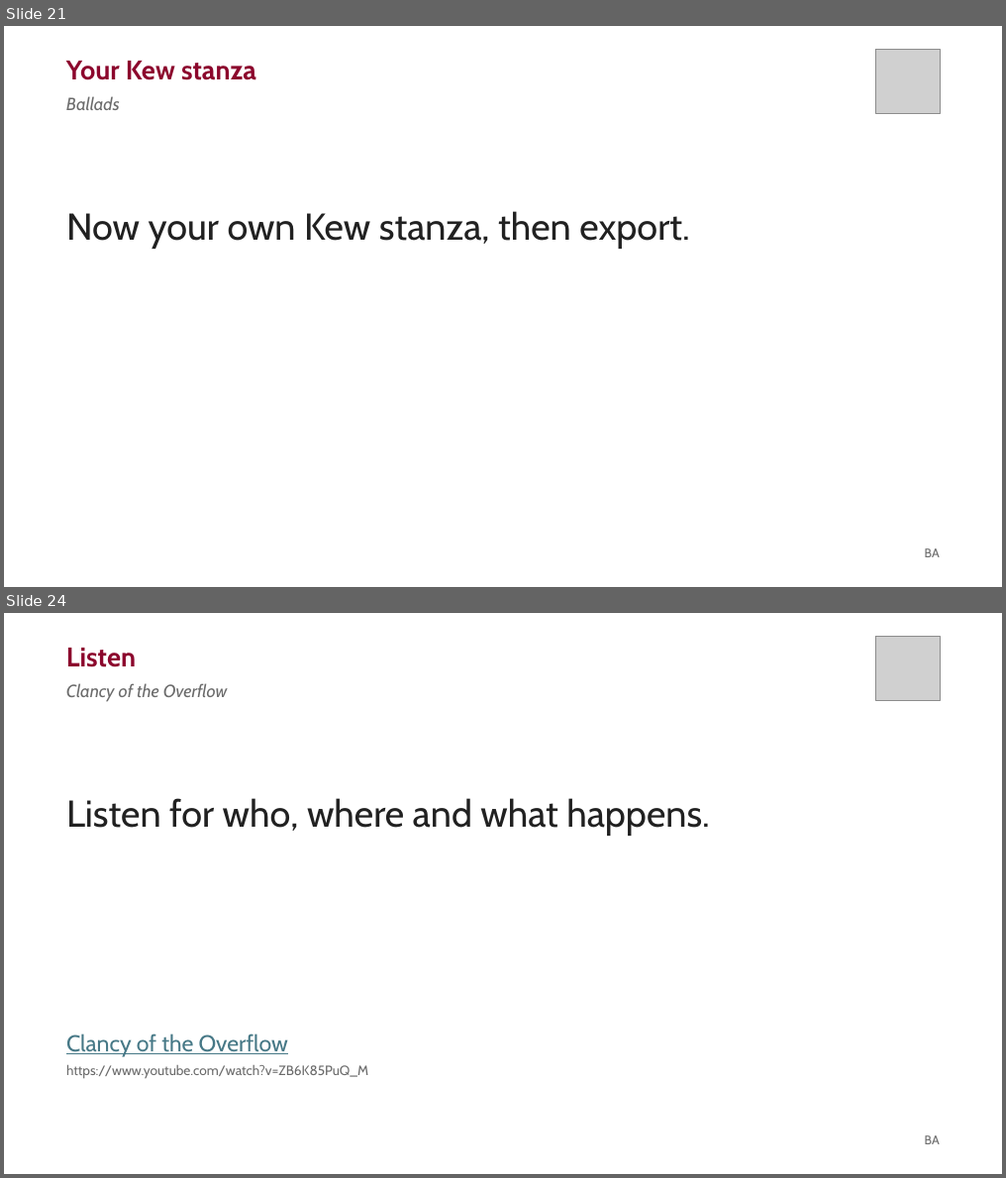
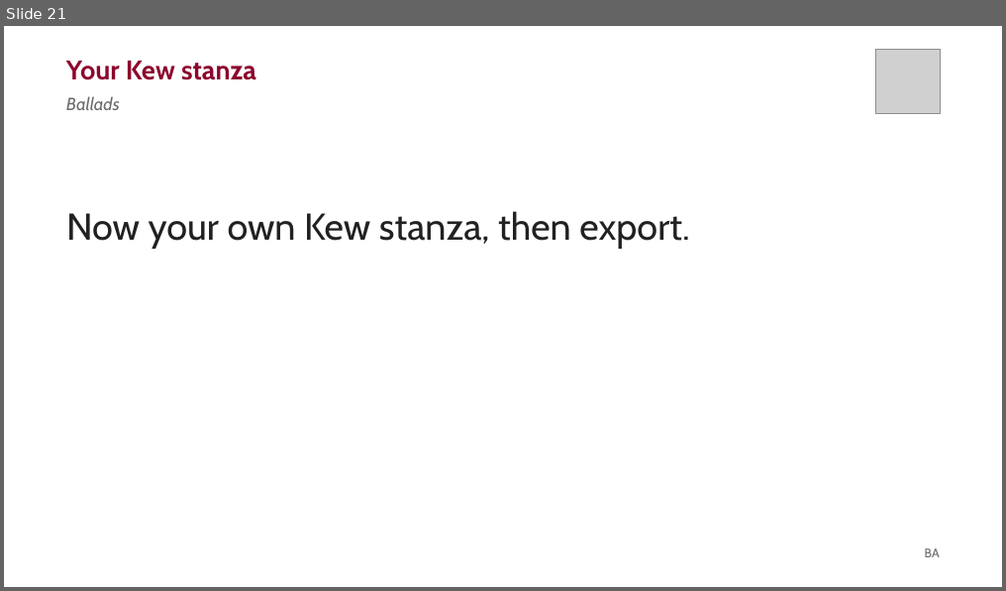
Before and after one commit to liaminhawai-cmd/Bone-Sparrow, a slide deck: BalladsDeck.pptx. Shown one above the other, each under a label of ours: slides 21 and 24 before the commit, slide 21 after it; the slides between them are not shown. The pictures are 1006x1178 and 1006x591 pixels, drawn with LibreOffice and Linux fonts; fonts in the diff are those of the drawing; grey boxes stand for pictures. Boxes give left, top, right and bottom in pixels: in the first picture for what was removed or moved away, otherwise in the second. Text is boxed around its words. In the diff, an @@ line names an element or a change of style, - is before the commit and + after.

```diff
--- a/BalladsDeck.pptx
+++ b/BalladsDeck.pptx
@@ slide 24 removed at [4,613,1002,1174], background #FFFFFF @@
@@ picture removed at [875,636,940,700] @@
@@ text removed at [66,648,136,667] @@
-Listen
@@ text removed at [66,683,228,702] @@
-Clancy of the Overflow
@@ text removed at [66,798,710,836] @@
-Listen for who, where and what happens.
@@ text removed at [66,1034,288,1058] @@
-Clancy of the Overflow
@@ text removed at [66,1065,368,1079] @@
-https://www.youtube.com/watch?v=ZB6K85PuQ_M
@@ text removed at [925,1136,940,1145] @@
-BA
```
Also in this commit, not shown: 2 slides changed, 13 other slides removed, 5 other files.
